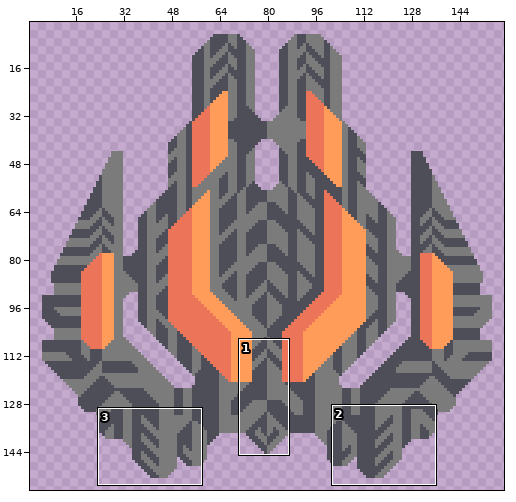
A sprite sheet gets an edit: sprites/blocks/fdark/turrets/fallout.png. Above: a wide view before the commit, with the close-up outlined.
Close-up. Before the commit:
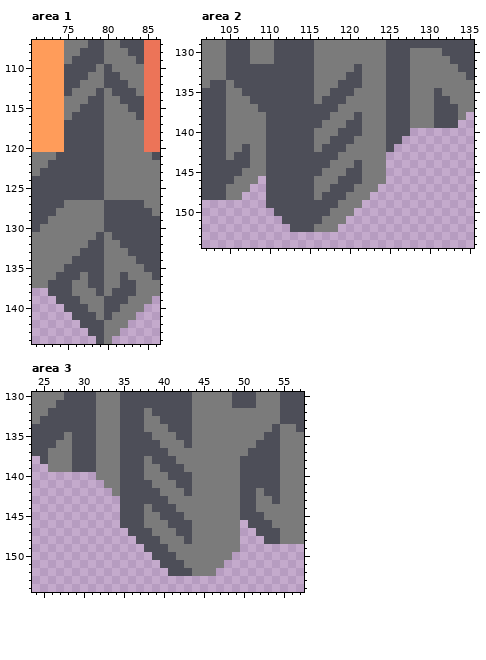
The file is 160x160 pixels. Shown: area 1: x 71..86, y 107..144; area 2: x 102..135, y 129..154; area 3: x 24..57, y 130..154. The wide view leaves out empty margins. The commit also changed other parts of the picture, which this record leaves out.
Once edited:
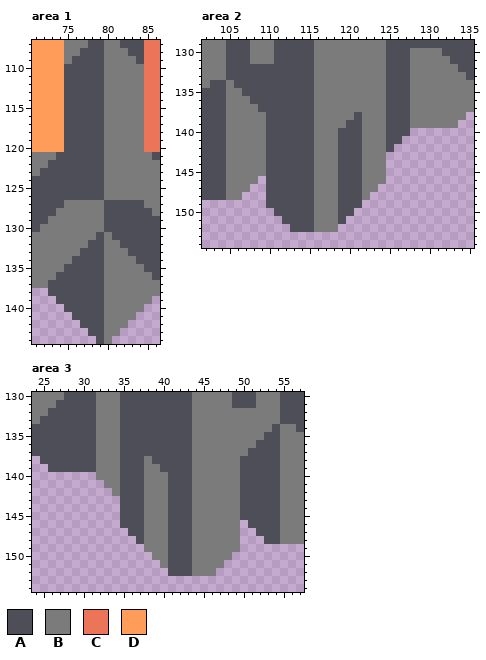
Palette (. is transparent): A #4d4e58  B #7b7b7b  C #ec7458  D #ff9c5a
Difference:
--- area 1
@@ x 71..86 @@
 109 DDDDBAAAABBBBACC
-110 DDDDAAAABABBBBCC
-111 DDDDAAABBAABBBCC
-112 DDDDAABBBAAABBCC
-113 DDDDABBBABAAABCC
-114 DDDDBBBAABBAAACC
-115 DDDDBBAAABBBAACC
-116 DDDDBAAAABBBBACC
+110 DDDDAAAAABBBBBCC
+111 DDDDAAAAABBBBBCC
+112 DDDDAAAAABBBBBCC
+113 DDDDAAAAABBBBBCC
+114 DDDDAAAAABBBBBCC
+115 DDDDAAAAABBBBBCC
+116 DDDDAAAAABBBBBCC
 117 DDDDAAAAABBBBBCC
@@ x 71..86 @@
 135 BBBBAAAAABBBBBAA
-136 BBBAAABAABBABBBA
-137 BBAAABBAABBAABBB
-138 ..AAABBBABAAABBB
-139 ...AAABBBAAABBB.
-140 ....AAABBAABBB..
-141 .....AAABABBB...
+136 BBBAAAAAABBBBBBA
+137 BBAAAAAAABBBBBBB
+138 ..AAAAAAABBBBBBB
+139 ...AAAAAABBBBBB.
+140 ....AAAAABBBBB..
+141 .....AAAABBBB...
 142 ......AAABBB....
--- area 2
@@ x 102..135 @@
 131 BBBAAABBBAAAAABBBBBBBBBAAABBBBBAAA
-132 BBBAAAAAAAAAAABBBBBABBBAAABBBBBBAA
-133 BBBAAAAAAAAAAABBBBAABBBAAABBBBBBBA
-134 BAABAAAAAAAAAABBBAAABBBAAABBBBBBBB
-135 AAABBAAAAAAAAABBAAABBBBAAABBBABBBB
-136 AAABBBAAAAAAAABAAABBBBBAAABBBAABBB
-137 AAABBBBAAAAAAAAAABBBBBBAAABBBAAABB
-138 AAABBBBBAAAAAAAABBBABBBAAABBBAAAB.
-139 AAABBBBBAAAAAAABBBAABBBAAABBBAAA..
+132 BBBAAAAAAAAAAABBBBBBBBBAAABBBBBBAA
+133 BBBAAAAAAAAAAABBBBBBBBBAAABBBBBBBA
+134 BAABAAAAAAAAAABBBBBBBBBAAABBBBBBBB
+135 AAABBAAAAAAAAABBBBBBBBBAAABBBBBBBB
+136 AAABBBAAAAAAAABBBBBBBBBAAABBBBBBBB
+137 AAABBBBAAAAAAABBBBBBBBBAAABBBBBBBB
+138 AAABBBBBAAAAAABBBBBABBBAAABBBBBBB.
+139 AAABBBBBAAAAAABBBBAABBBAAABBBBBB..
 140 AAABBBBBAAAAAABBBAAABBBAAA........
-141 AAABBBBBAAAAAABBAAABBBBAA.........
-142 AAABBABBAAAAAABAAABBBBBA..........
-143 AAABAABBAAAAAAAAABBBBBB...........
-144 AAAAAABBAAAAAAAABBBABBB...........
-145 AAAAABBBAAAAAAABBBAABBB...........
-146 AAAABBB.AAAAAABBBAAABBB...........
-147 AAABBB..AAAAAABBAAABBB............
-148 AAABB...AAAAAABAAABBB.............
-149 ........AAAAAAAAABBB..............
-150 .........AAAAAAABBB...............
-151 ..........AAAAABBB................
+141 AAABBBBBAAAAAABBBAAABBBAA.........
+142 AAABBBBBAAAAAABBBAAABBBA..........
+143 AAABBBBBAAAAAABBBAAABBB...........
+144 AAABBBBBAAAAAABBBAAABBB...........
+145 AAABBBBBAAAAAABBBAAABBB...........
+146 AAABBBB.AAAAAABBBAAABBB...........
+147 AAABBB..AAAAAABBBAAABB............
+148 AAABB...AAAAAABBBAAAB.............
+149 ........AAAAAABBBAAA..............
+150 .........AAAAABBBAA...............
+151 ..........AAAABBBA................
 152 ...........AAABBB.................
--- area 3
@@ x 24..57 @@
 131 BBBAAAAABBBAAAAAAAAABBBBBAAABBBAAA
-132 BBAAAAAABBBAAABAAAAABBBBBBBBBBBAAA
-133 BAAAAAAABBBAAABBAAAABBBBBBBBBBBAAA
-134 AAAAAAAABBBAAABBBAAABBBBBBBBBBABBA
-135 AAAABAAABBBAAAABBBAABBBBBBBBBAABBB
-136 AAABBAAABBBAAAAABBBABBBBBBBBAAABBB
-137 AABBBAAABBBAAAAAABBBBBBBBBBAAAABBB
-138 .ABBBAAABBBAAABAAABBBBBBBBAAAAABBB
-139 ..BBBAAABBBAAABBAAABBBBBBBAAAAABBB
+132 BBAAAAAABBBAAAAAAAAABBBBBBBBBBBAAA
+133 BAAAAAAABBBAAAAAAAAABBBBBBBBBBBAAA
+134 AAAAAAAABBBAAAAAAAAABBBBBBBBBBABBA
+135 AAAAAAAABBBAAAAAAAAABBBBBBBBBAABBB
+136 AAAAAAAABBBAAAAAAAAABBBBBBBBAAABBB
+137 AAAAAAAABBBAAAAAAAAABBBBBBBAAAABBB
+138 .AAAAAAABBBAAABAAAAABBBBBBAAAAABBB
+139 ..AAAAAABBBAAABBAAAABBBBBBAAAAABBB
 140 ........BBBAAABBBAAABBBBBBAAAAABBB
-141 .........BBAAAABBBAABBBBBBAAAAABBB
-142 ..........BAAAAABBBABBBBBBAABAABBB
-143 ...........AAAAAABBBBBBBBBAABBABBB
-144 ...........AAABAAABBBBBBBBAABBBBBB
-145 ...........AAABBAAABBBBBBBAAABBBBB
-146 ...........AAABBBAAABBBBBB.AAABBBB
-147 ............AAABBBAABBBBBB..AAABBB
-148 .............AAABBBABBBBBB...AABBB
-149 ..............AAABBBBBBBBB........
-150 ...............AAABBBBBBB.........
-151 ................AAABBBBB..........
+141 .........BBAAABBBAAABBBBBBAAAAABBB
+142 ..........BAAABBBAAABBBBBBAAAAABBB
+143 ...........AAABBBAAABBBBBBAAAAABBB
+144 ...........AAABBBAAABBBBBBAAAAABBB
+145 ...........AAABBBAAABBBBBBAAAAABBB
+146 ...........AAABBBAAABBBBBB.AAAABBB
+147 ............AABBBAAABBBBBB..AAABBB
+148 .............ABBBAAABBBBBB...AABBB
+149 ..............BBBAAABBBBBB........
+150 ...............BBAAABBBBB.........
+151 ................BAAABBBB..........
 152 .................AAABBB...........
